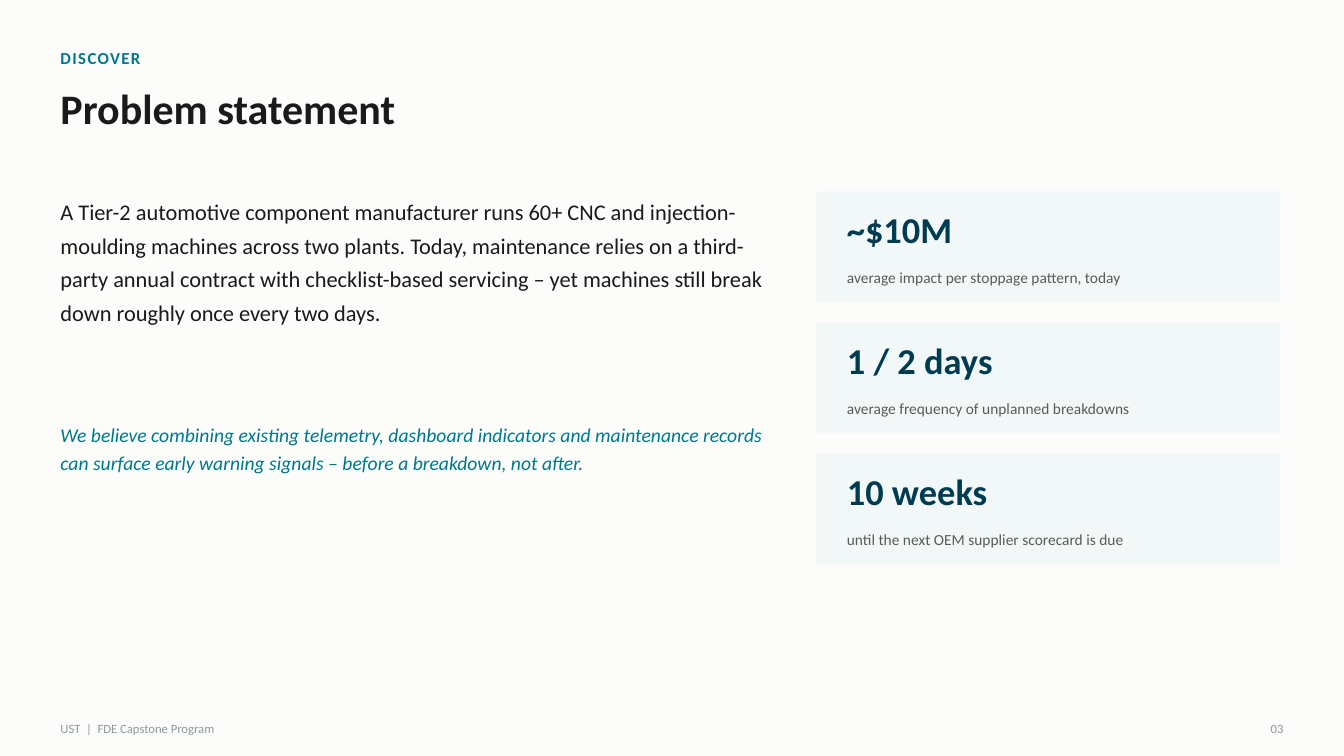
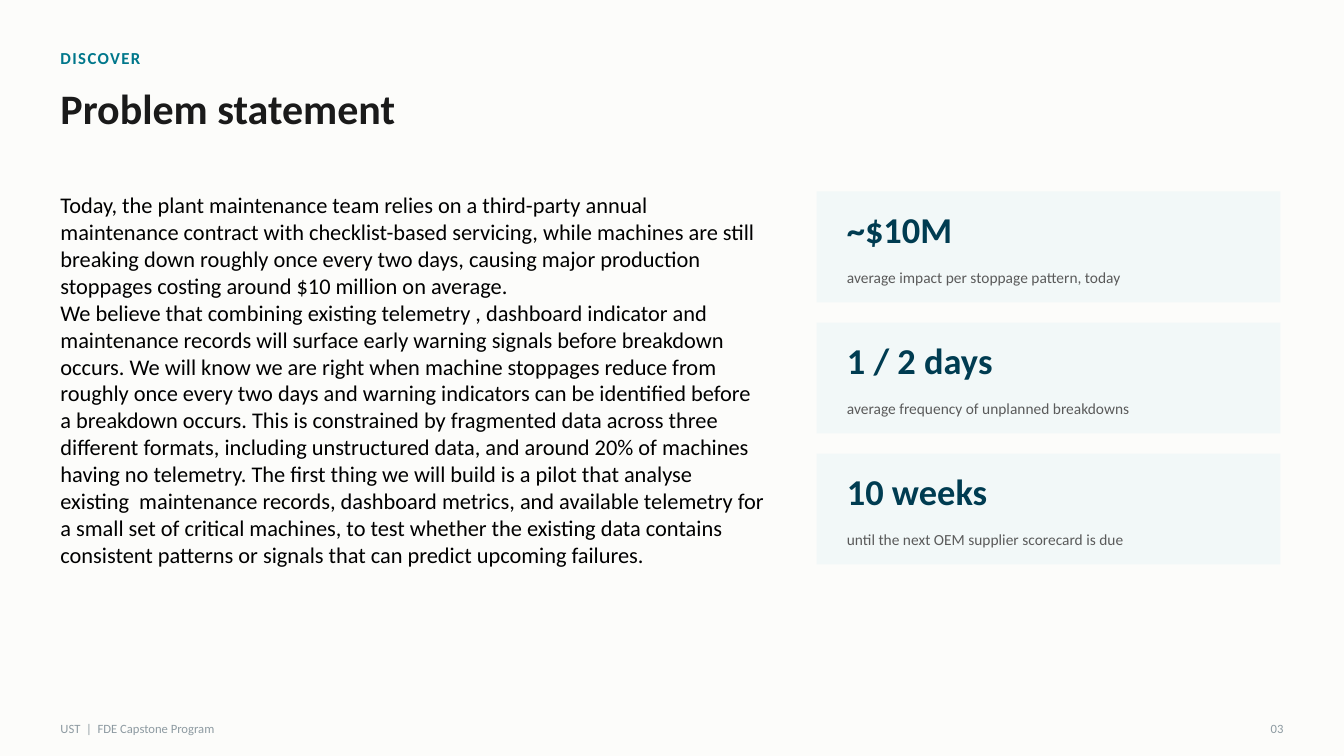
Before and after one commit to lijaz-s/fde-case-study-4, a slide deck: slide 3 of Capstone_Predictive_Maintenance-1.pptx. Drawn at 1344x756 pixels with LibreOffice and Linux fonts; fonts in the diff are those of the drawing. Boxes give left, top, right and bottom in pixels: in the first picture for what was removed or moved away, otherwise in the second. Text is boxed around its words. In the diff, an @@ line names an element or a change of style, - is before the commit and + after.

```diff
--- a/Capstone_Predictive_Maintenance-1.pptx
+++ b/Capstone_Predictive_Maintenance-1.pptx
@@ text at bbox=[60, 197, 764, 567]: text changed; text colour #1A1A1A to #000000 @@
-A Tier-2 automotive component manufacturer runs 60+ CNC and injection-moulding machines across two plants. Today, maintenance relies on a third-party annual contract with checklist-based servicing – yet machines still break down roughly once every two days.
+Today, the plant maintenance team relies on a third-party annual maintenance contract with checklist-based servicing, while machines are still breaking down roughly once every two days, causing major production stoppages costing around $10 million on average.
+We believe that combining existing telemetry , dashboard indicator and maintenance records will surface early warning signals before breakdown occurs. We will know we are right when machine stoppages reduce from roughly once every two days and warning indicators can be identified before a breakdown occurs. This is constrained by fragmented data across three different formats, including unstructured data, and around 20% of machines having no telemetry. The first thing we will build is a pilot that analyse existing maintenance records, dashboard metrics, and available telemetry for a small set of critical machines, to test whether the existing data contains consistent patterns or signals that can predict upcoming failures.
@@ text removed at bbox=[60, 428, 762, 474] @@
-We believe combining existing telemetry, dashboard indicators and maintenance records can surface early warning signals – before a breakdown, not after.
```
Also in this commit, not shown: 2 other slides changed.
